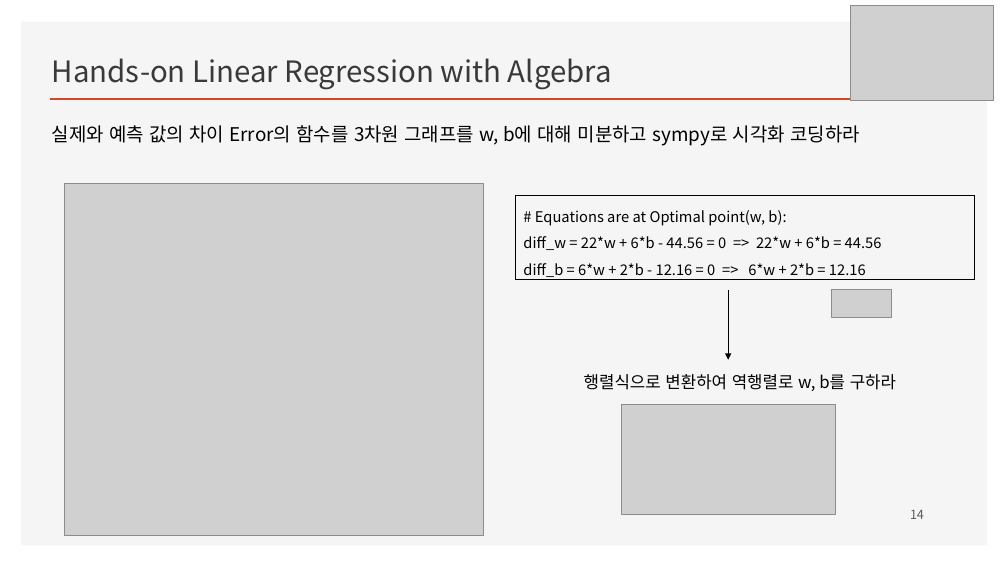
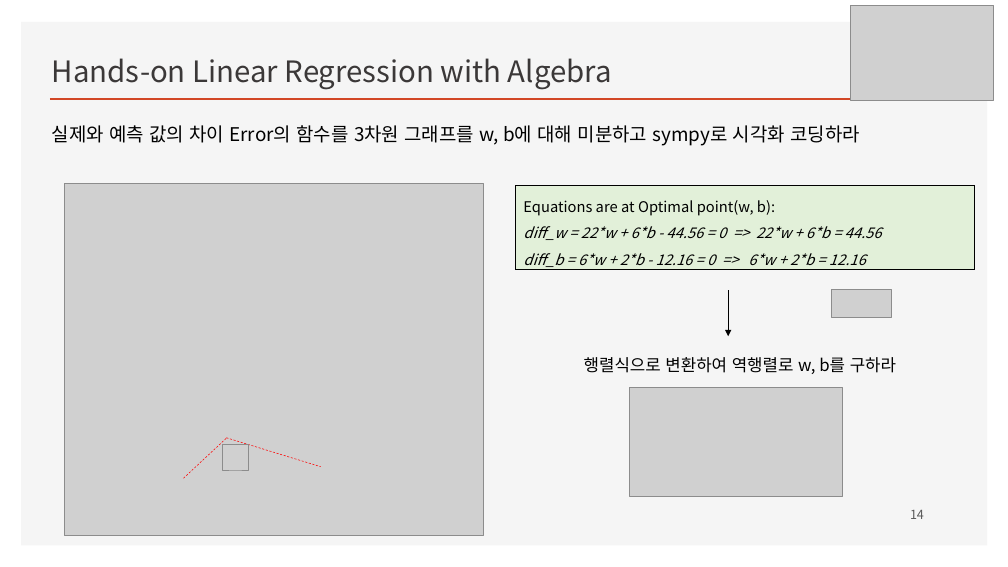
Before and after one commit to ancestor9/mathematics-for-machine-learning, a slide deck: slide 14 of Linear_Algebra/w4_Perceptron_Regression.pptx. Drawn at 1008x567 pixels with LibreOffice and Linux fonts; fonts in the diff are those of the drawing; grey boxes stand for pictures; background and template pictures are left out. Boxes give left, top, right and bottom in pixels: in the first picture for what was removed or moved away, otherwise in the second. Text is boxed around its words. In the diff, an @@ line names an element or a change of style, - is before the commit and + after.

```diff
--- a/Linear_Algebra/w4_Perceptron_Regression.pptx
+++ b/Linear_Algebra/w4_Perceptron_Regression.pptx
@@ rectangle "Equations are at Optimal point(w, ..." moved from (x1=516, y1=195, x2=975, y2=280) to (x1=516, y1=185, x2=975, y2=270) @@
@@ rectangle "Equations are at Optimal point(w, ..." at (x1=516, y1=185, x2=975, y2=270): fill none to #E2F0D9 @@
@@ text in rectangle at (x1=523, y1=200, x2=775, y2=216): text changed @@
-# Equations are at Optimal point(w, b):
+Equations are at Optimal point(w, b):
@@ text in rectangle at (x1=523, y1=226, x2=882, y2=270): italic on in "diff_w = 22*w + 6*b - 44.56 ...", "diff_b = 6*w + 2*b - 12.16 ..." @@
@@ arrow moved from (728, 290) - (728, 360) to (728, 290) - (728, 337) @@
@@ text "행렬식으로 변환하여 역행렬로 w, b를 ..." moved from (x1=584, y1=374, x2=896, y2=391) to (x1=584, y1=357, x2=896, y2=374) @@
@@ picture moved from (x1=622, y1=405, x2=836, y2=514) to (x1=629, y1=387, x2=843, y2=497) @@
@@ line added from (184, 479) to (226, 439), #FF0000 0.5 pt dashed @@
@@ picture added at (x1=222, y1=445, x2=248, y2=470) @@
@@ line added from (226, 438) to (321, 467), #FF0000 0.5 pt dashed @@
```
Also in this commit, not shown: 7 other slides changed, 7 slides added.
